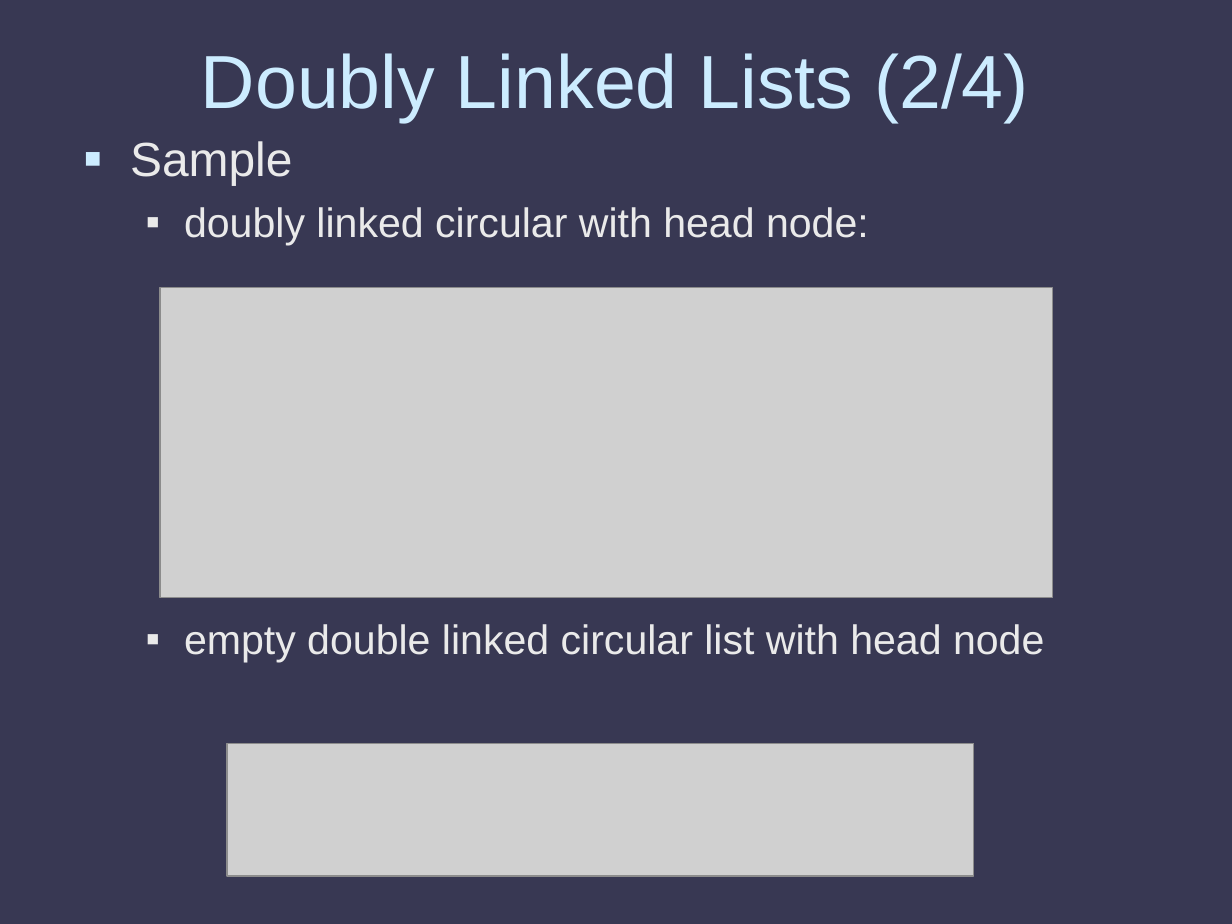
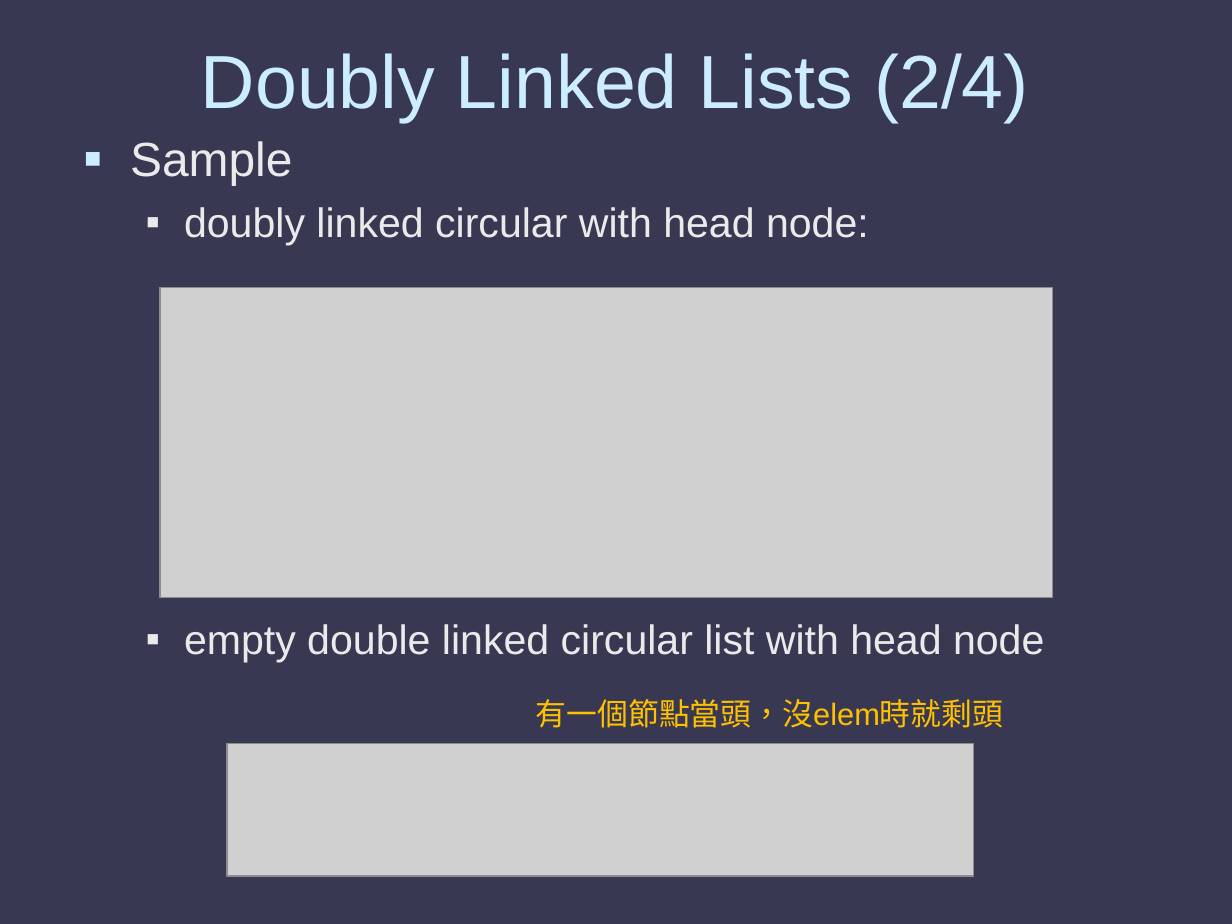
Before and after one commit to weberlu88/2020-NCU-CS-DataStructure, a slide deck: slide 32 of PPT/CH4-3_2020-2.ppt. Drawn at 1232x924 pixels with LibreOffice and Linux fonts; fonts in the diff are those of the drawing; grey boxes stand for pictures. Boxes give left, top, right and bottom in pixels: in the first picture for what was removed or moved away, otherwise in the second. Text is boxed around its words. In the diff, an @@ line names an element or a change of style, - is before the commit and + after.

```diff
--- a/PPT/CH4-3_2020-2.ppt
+++ b/PPT/CH4-3_2020-2.ppt
@@ text added at (536,699,1003,728), 18 pt, text #FFC000 @@
+有一個節點當頭，沒elem時就剩頭
```
Also in this commit, not shown: 7 other slides changed, 2 other files.
